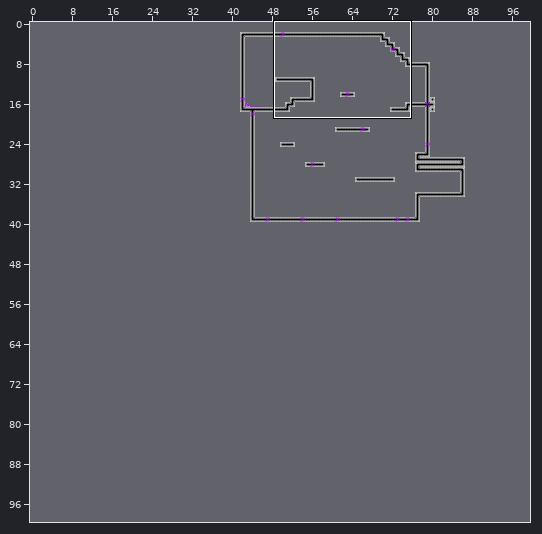
A Tiled map (JSON) gets an edit: assets/levels/level3.json. The picture above shows the old version from afar; the outline marks the close-up.
Close-up. Before the edit:
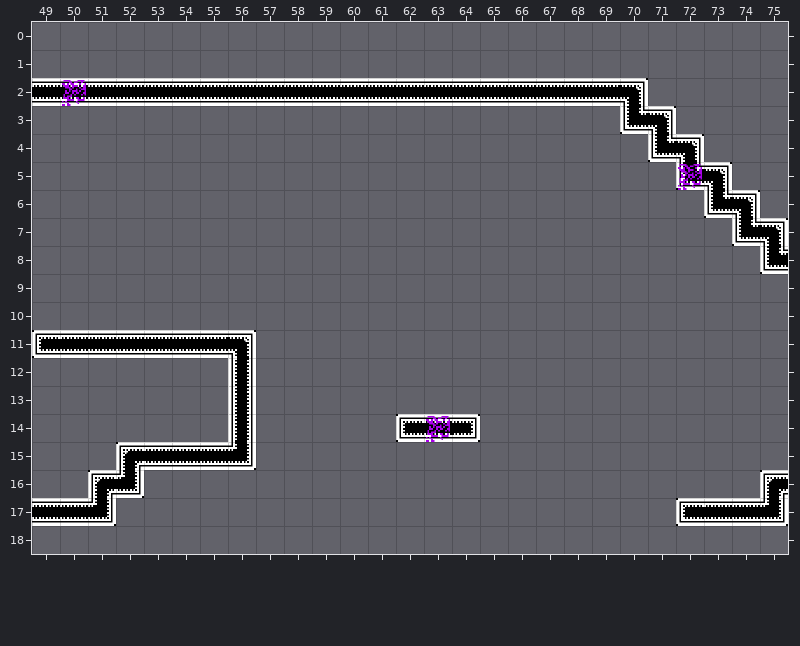
Cells are 32x32 px. Shown: x 49..75, y 0..18. The commit also changed other parts of the map, which this record leaves out. Tiles whose own drawing changed are shown in their newer look in all pictures.
The same view after the edit:
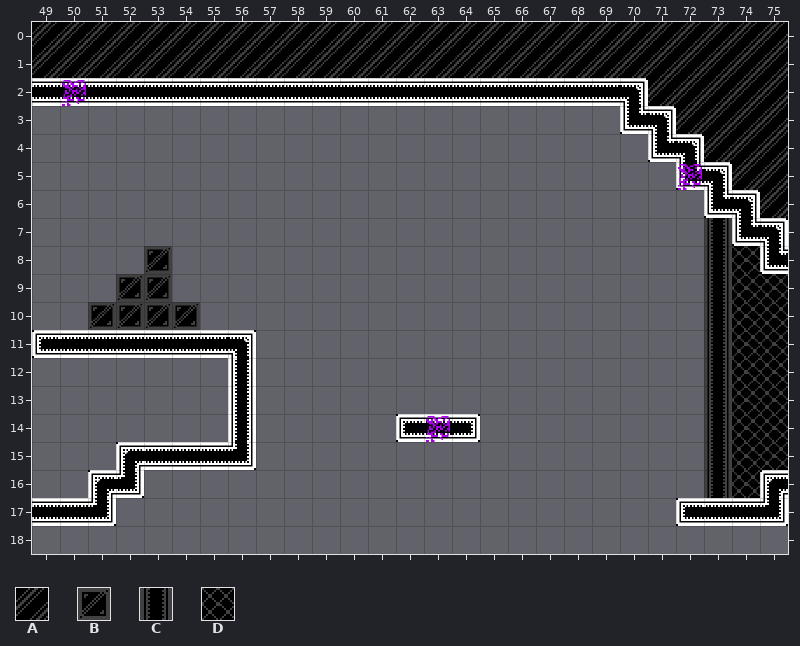
Key: from "tilemap": A 60, B 61, C 62, D 63.
_ is an empty cell.
The edit:
Layer "Tile Layer 1":
y 0..1: x 49..75 ___________________________ -> AAAAAAAAAAAAAAAAAAAAAAAAAAA
y 2: x 71..75 _____ -> AAAAA
y 3: x 72..75 ____ -> AAAA
y 4: x 73..75 ___ -> AAA
y 5: x 74..75 __ -> AA
y 6: x 75 _ -> A
Layer "Tile Layer 2":
y 7: x 73 _ -> C
y 8: x 53 _ -> B; x 73..74 __ -> CD
y 9: x 52..53 __ -> BB; x 73..75 ___ -> CDD
y 10: x 51..54 ____ -> BBBB; x 73..75 ___ -> CDD
y 11..15: x 73..75 ___ -> CDD
y 16: x 73..74 __ -> CD
